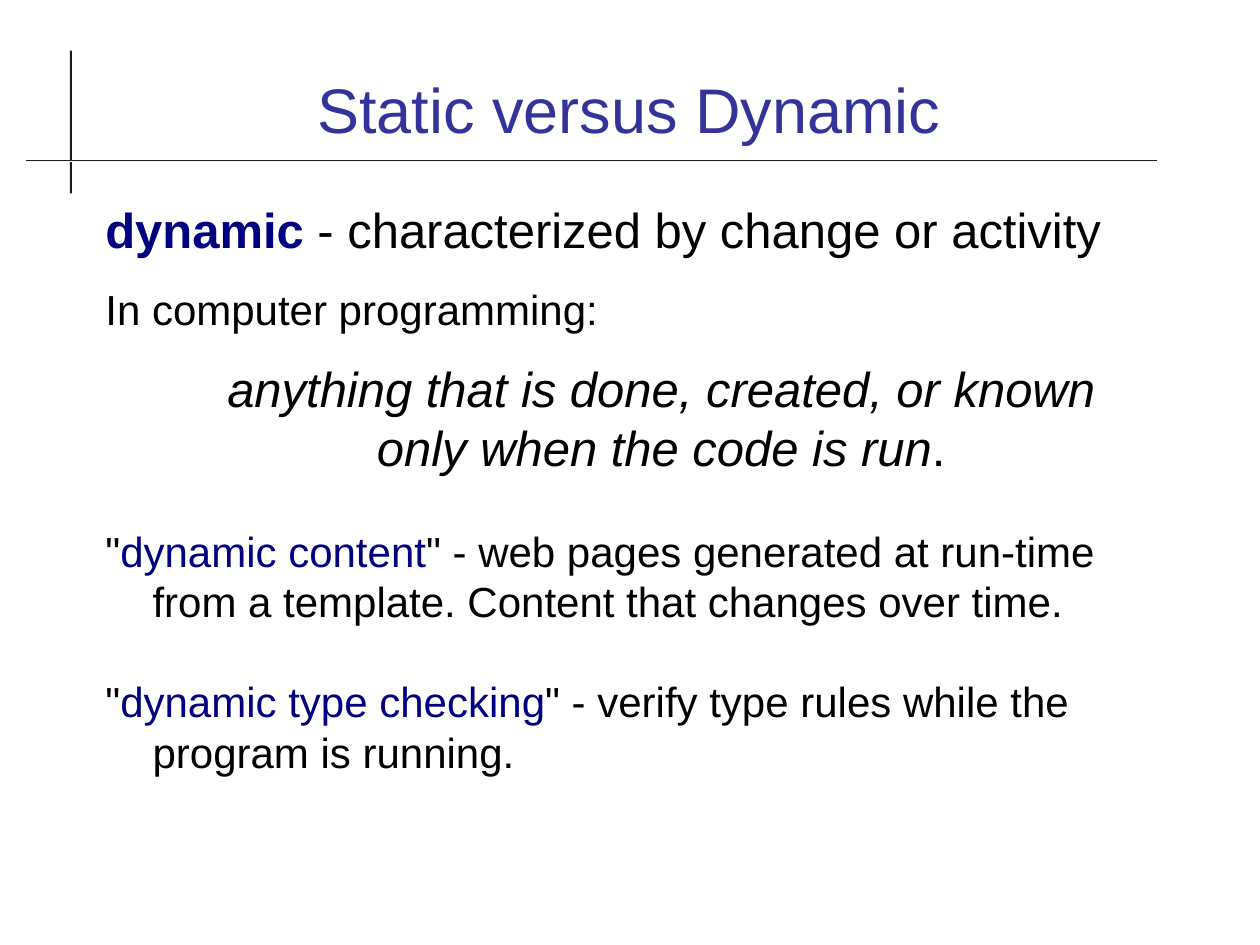
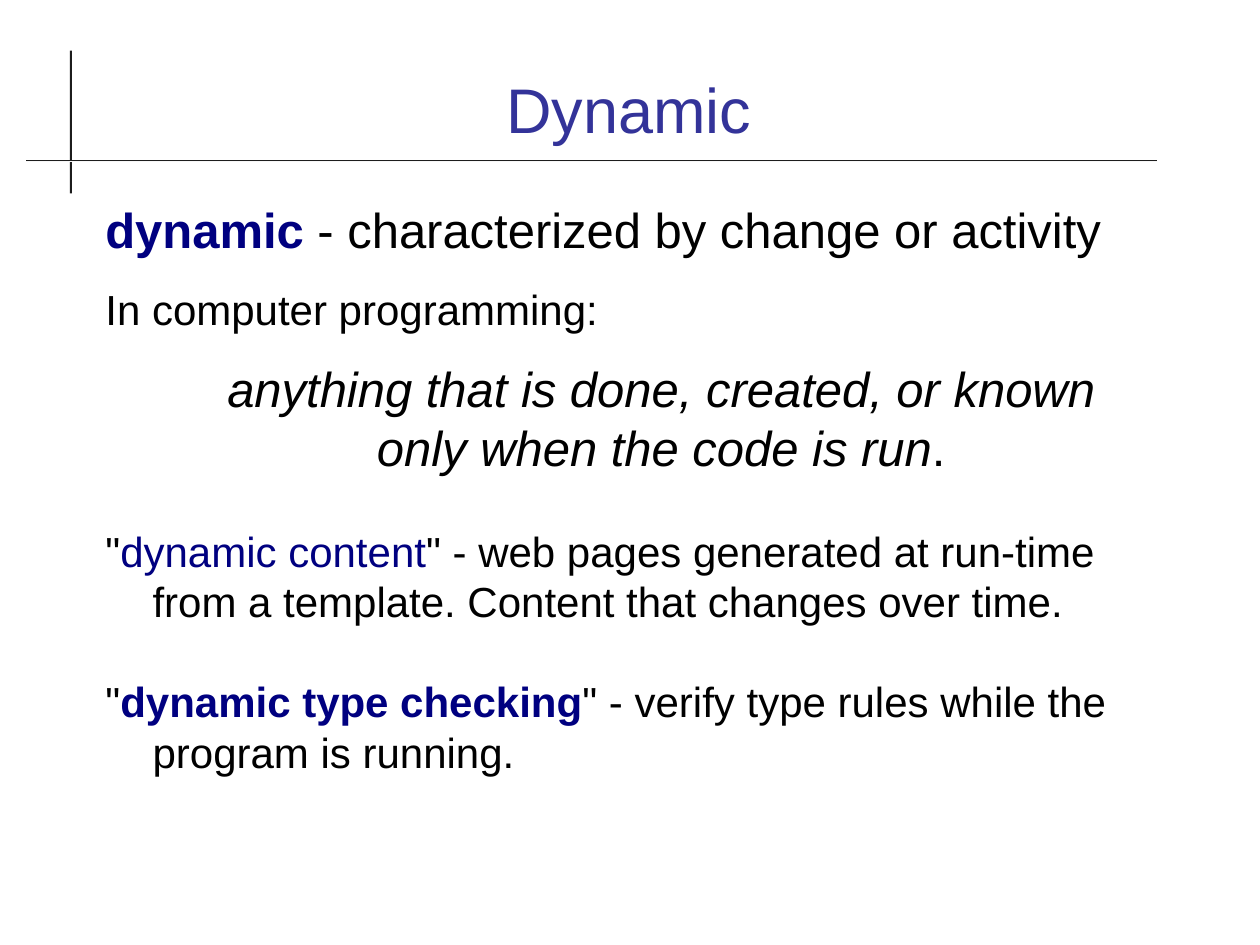
Before and after one commit to cpske/ISP, a slide deck: slide 4 of code-quality/Type-Checking.odp. Drawn at 1260x945 pixels with LibreOffice and Linux fonts; fonts in the diff are those of the drawing. Boxes give left, top, right and bottom in pixels: in the first picture for what was removed or moved away, otherwise in the second. Text is boxed around its words. In the diff, an @@ line names an element or a change of style, - is before the commit and + after.

```diff
--- a/code-quality/Type-Checking.odp
+++ b/code-quality/Type-Checking.odp
@@ title at box(506, 87, 751, 145): text changed @@
-Static versus Dynamic
+Dynamic
@@ text at box(105, 686, 1106, 776): bold on in ""dynamic type checking"" @@
```
Also in this commit, not shown: 5 other slides changed, 5 slides added, 1 other file.
